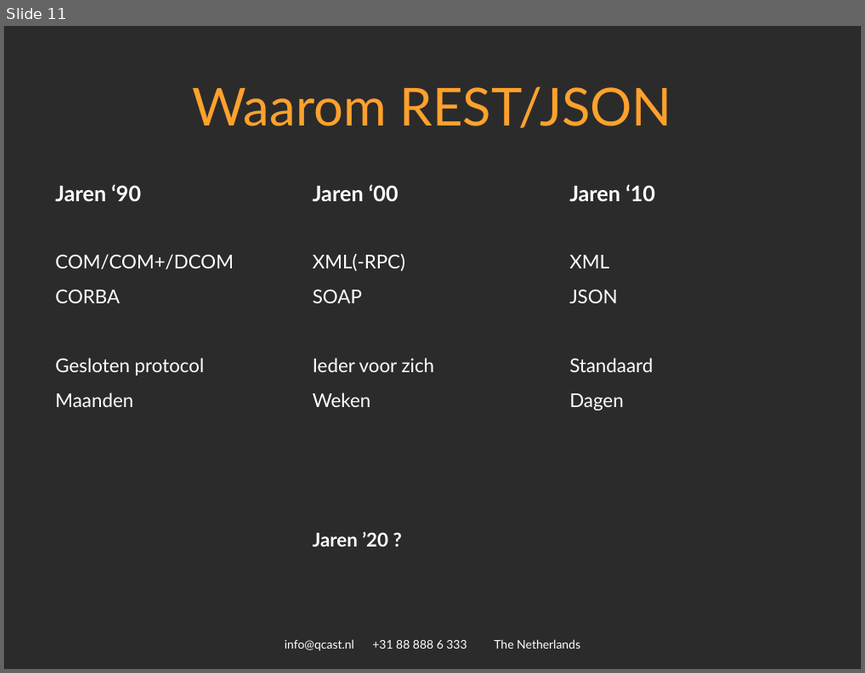
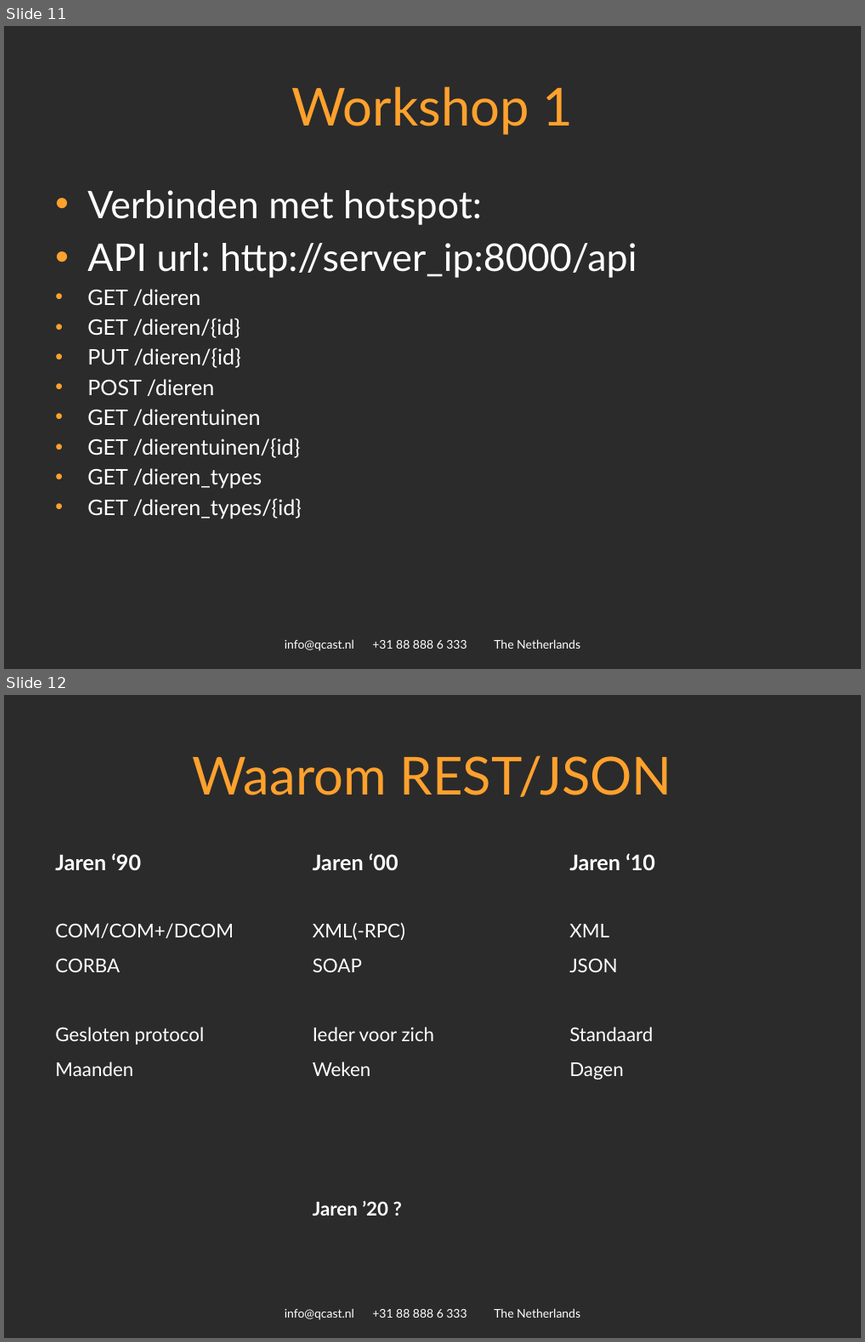
Before and after one commit to spijkerman/dierentuin, a slide deck: API workshop.pptx. Shown one above the other, each under a label of ours: slide 11 before the commit, slides 11 and 12 after it. The pictures are 865x673 and 865x1342 pixels, drawn with LibreOffice and Linux fonts; fonts in the diff are those of the drawing; background and template pictures are left out; a plain dark background stands for a picture behind light text. Boxes give left, top, right and bottom in pixels: in the first picture for what was removed or moved away, otherwise in the second. Text is boxed around its words. In the diff, an @@ line names an element or a change of style, - is before the commit and + after.

```diff
--- a/API workshop.pptx
+++ b/API workshop.pptx
@@ slide 11 added at box(4, 26, 861, 669), background picture (left out); not listed: 1 template element that a slide beside it also shows @@
@@ title added at box(291, 86, 574, 135), 44 pt, text #FFA12D @@
+Workshop 1
@@ text added at box(87, 190, 637, 518), 18 pt, text #FFFFFF @@
+• Verbinden met hotspot:
+• API url: http://server_ip:8000/api
+• GET /dieren
+• GET /dieren/{id}
+• PUT /dieren/{id}
+• POST /dieren
+• GET /dierentuinen
+• GET /dierentuinen/{id}
+• GET /dieren_types
+• GET /dieren_types/{id}
@@ what was slide 11 is now slide 12 @@
```
Also in this commit, not shown: 1 slide changed.
